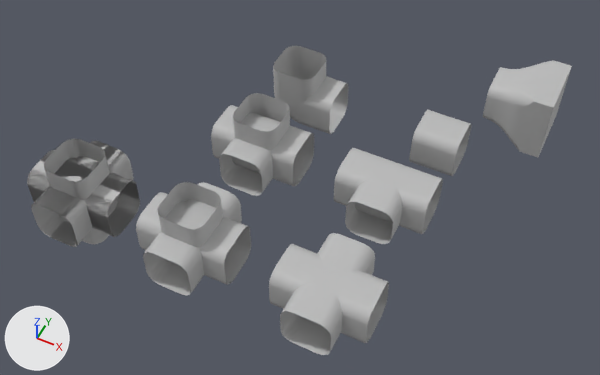
Renders of the FBX model Prototypes/Assets/Components/Structure/structure.fbx from each side of a commit.
Camera for both pictures: a camera (50 mm lens) standing at (0.0348, -0.1485, 0.1282) and looking at (-0.0188, -0.0413, -0.0059). The lights are fixed; the arrows at lower left show +X, +Y and +Z. Where no turn or scale is listed for an object, it has been applied to the vertices. Vertices at the same position are counted once.

The older version as bpy lines, for what is in view:
```python
ob_end_cap = bpy.data.objects.new('end_cap', me_mesh)
ob_end_cap.location = (0.0, 0.0, 0.0)
ob_five_way_section = bpy.data.objects.new('five_way_section', me_mesh_006)
ob_five_way_section.location = (-0.0291, -0.067, 0.0024)
ob_four_way_section = bpy.data.objects.new('four_way_section', me_mesh_003)
ob_four_way_section.location = (0.0, -0.067, 0.0)
ob_l_section = bpy.data.objects.new('L_section', me_mesh_004)
ob_l_section.location = (-0.0267, -0.0207, 0.0024)
ob_section24 = bpy.data.objects.new('section24', me_mesh_008)
ob_section24.location = (-0.0554, -0.067, 0.0)
ob_six_way_section = bpy.data.objects.new('six_way_section', me_mesh_007)
ob_six_way_section.location = (-0.0554, -0.067, 0.0024)
ob_straight_section = bpy.data.objects.new('straight_section', me_mesh_001)
ob_straight_section.location = (0.0, -0.0207, 0.0)
ob_t_section = bpy.data.objects.new('T_section', me_mesh_002)
ob_t_section.location = (0.0, -0.041, 0.0)
ob_tt_section = bpy.data.objects.new('TT_section', me_mesh_005)
ob_tt_section.location = (-0.0291, -0.041, 0.0024)
```
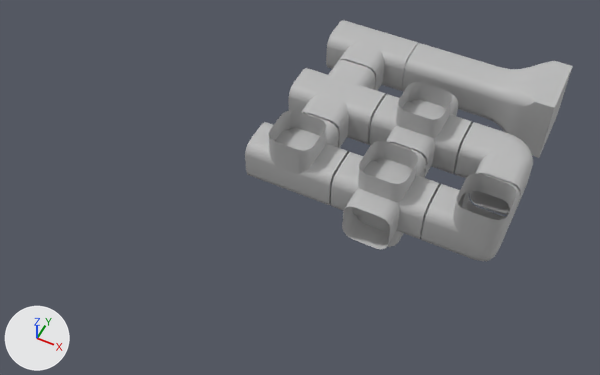
Where the newer file only moved an object's origin or applied its transform, the numbers keep the older frame.

Changed parts and their boxes [x1, y1, x2, y2] in the pictures (600 x 375 px):
'section24', moved: before [27, 139, 140, 247]; after [331, 141, 440, 249]
'five_way_section', moved: before [136, 182, 251, 296]; after [369, 82, 472, 178]
'four_way_section', moved: before [269, 233, 389, 355]; after [289, 60, 387, 148]
'T_section', moved: before [334, 148, 443, 244]; after [326, 20, 418, 91]
'TT_section', mesh turned: before [211, 93, 314, 196]; after [245, 110, 350, 205]
'L_section', reshaped: before [273, 46, 349, 134]; after [455, 122, 533, 215]
'straight_section', reshaped, moved (59% wider, 12% taller): before [409, 110, 471, 176]; after [402, 43, 501, 117]
'end_cap', moved: before [483, 60, 572, 157]; after [483, 61, 573, 158]
'tri_corner_section', added: after [421, 174, 520, 262]
'six_way_section', deleted: before [27, 139, 140, 246]
part 5 of me_mesh_001, added: after [445, 55, 501, 117]
part 6 of me_mesh_001, deleted: before [409, 110, 471, 176]
part 7 of me_mesh_001, added: after [402, 43, 459, 92]

Patch to the scene script:
```diff
--- a/Prototypes/Assets/Components/Structure/structure.fbx.py
+++ b/Prototypes/Assets/Components/Structure/structure.fbx.py
@@ me_mesh_005 @@
 me_mesh_005.from_pydata(...)  # 112 vertices, 64 faces; spans x -0.0098..0.0098, y -0.0074..0.0074, z -0.0074..0.0074
+# me_mesh_005 part 8: the whole mesh is turned 180 degrees about the z axis through its middle, then moved by (0.0091, 0.0034, 0.0)
 me_mesh_005.materials.append(mat_phong1)
@@ me_mesh_002 @@
 me_mesh_002.from_pydata(...)  # 80 vertices, 48 faces; spans x -0.0098..0.0098, y -0.0074..0.0074, z -0.005..0.005
+# me_mesh_002 part 2: the whole mesh is moved by (0.0, -0.0024, 0.0)
 me_mesh_002.materials.append(mat_phong1)
@@ me_mesh_004 @@
 me_mesh_004.from_pydata(...)  # 112 vertices, 104 faces; spans x -0.00742..0.00742, y -0.00509..0.00509, z -0.00742..0.00742
+# me_mesh_004 part 4: the whole mesh is multiplied about its middle by the matrix ((0.0, 0.0, -1.0), (-1.0, 0.0, 0.0), (0.0, 1.0, 0.0)), then moved by (0.04427, -0.00176, -0.00232)
 me_mesh_004.materials.append(mat_phong1)
@@ me_mesh_006 @@
 me_mesh_006.from_pydata(...)  # 144 vertices, 80 faces; spans x -0.0098..0.0098, y -0.0098..0.0098, z -0.0074..0.0074
+# me_mesh_006 part 1: the whole mesh is moved by (0.0, 0.0, 0.0024)
 me_mesh_006.materials.append(mat_phong1)
@@ me_mesh_001 @@
-me_mesh_001.from_pydata(...)  # 32 vertices, 16 faces; spans x 0.0..0.00983, y -0.005..0.005, z -0.005..0.005
+me_mesh_001.from_pydata(...)  # 64 vertices, 32 faces; spans x -0.01001..0.01001, y -0.005..0.005, z -0.005..0.005
+# me_mesh_001 part 5: the loose piece of 32 vertices spanning x 0.0..0.00983, y -0.005..0.005, z -0.005..0.005 is copied, and the copy is scaled about its middle by (1.02, 1, 1), then moved by (0.00009, 0.0, 0.0); it spans x 0.0..0.01001, y -0.005..0.005, z -0.005..0.005
+# me_mesh_001 part 6: 16 vertices removed from x 0.0098..0.00983, y -0.005..0.005, z -0.005..0.005
+# me_mesh_001 part 7: 16 vertices added at x -0.01001..-0.00999, y -0.005..0.005, z -0.005..0.005
 me_mesh_001.materials.append(mat_phong1)
@@ me_mesh @@
 me_mesh.from_pydata(...)  # 88 vertices, 81 faces; spans x 0.0098..0.0246, y -0.0077..0.0077, z -0.0077..0.0077
+# me_mesh part 3: the whole mesh is moved by (-0.0198, 0.0, 0.0)
 me_mesh.materials.append(mat_phong1)
@@ ob_six_way_section @@
-ob_six_way_section = bpy.data.objects.new('six_way_section', me_mesh_007)
@@ ob_t_section @@
 ob_t_section = bpy.data.objects.new('T_section', me_mesh_002)
-ob_t_section.location = (0.0, -0.041, 0.0)
+ob_t_section.location = (-0.02, 0.0, 0.0)
@@ ob_five_way_section @@
 ob_five_way_section = bpy.data.objects.new('five_way_section', me_mesh_006)
-ob_five_way_section.location = (-0.0291, -0.067, 0.0024)
+ob_five_way_section.location = (0.0, -0.02, 0.0)
@@ ob_straight_section @@
 ob_straight_section = bpy.data.objects.new('straight_section', me_mesh_001)
-ob_straight_section.location = (0.0, -0.0207, 0.0)
+ob_straight_section.location = (0.0, 0.0, 0.0)
@@ ob_end_cap @@
 ob_end_cap = bpy.data.objects.new('end_cap', me_mesh)
-ob_end_cap.location = (0.0, 0.0, 0.0)
+ob_end_cap.location = (0.02, 0.0, 0.0)
@@ ob_four_way_section @@
 ob_four_way_section = bpy.data.objects.new('four_way_section', me_mesh_003)
-ob_four_way_section.location = (0.0, -0.067, 0.0)
+ob_four_way_section.location = (-0.02, -0.02, 0.0)
@@ ob_section24 @@
 ob_section24 = bpy.data.objects.new('section24', me_mesh_008)
-ob_section24.location = (-0.0554, -0.067, 0.0)
+ob_section24.location = (0.0, -0.04, 0.0)
@@ ob_tri_corner_section @@
+ob_tri_corner_section = bpy.data.objects.new('tri_corner_section', me_mesh_007_1)  # 91 vertices, 72 faces; spans x -0.00983..0.005, y -0.005..0.00983, z -0.005..0.00983; in mat_phong1 (grey #bcbcbc)
+ob_tri_corner_section.location = (0.02, -0.04, 0.0)
```
